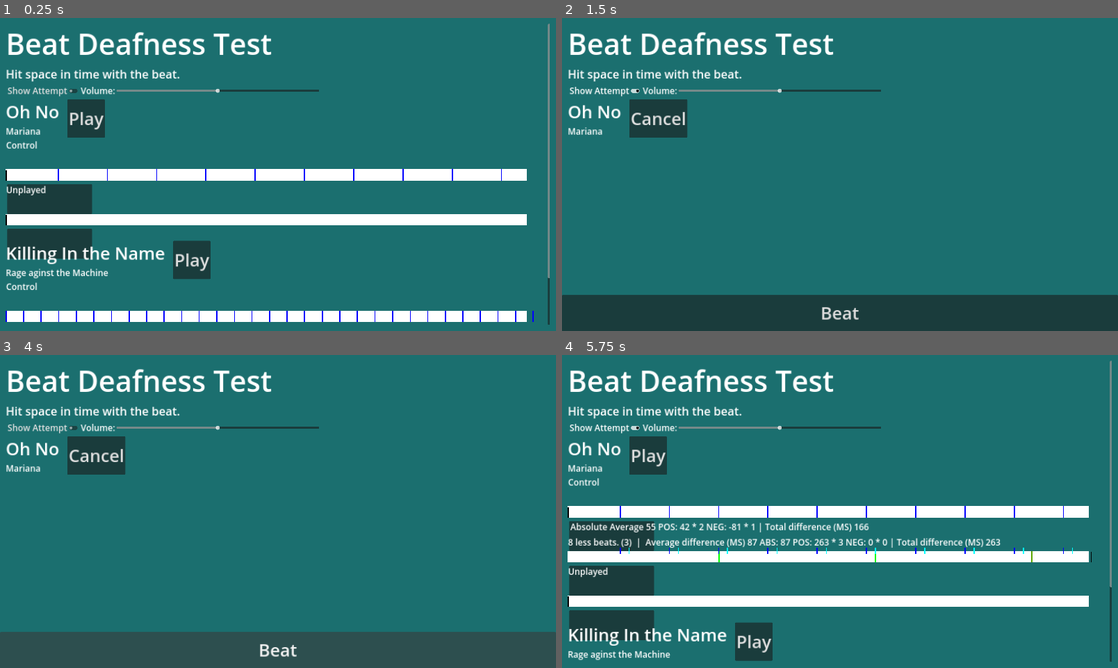
Above: before the commit, frames 1-4 (two rows, left to right).
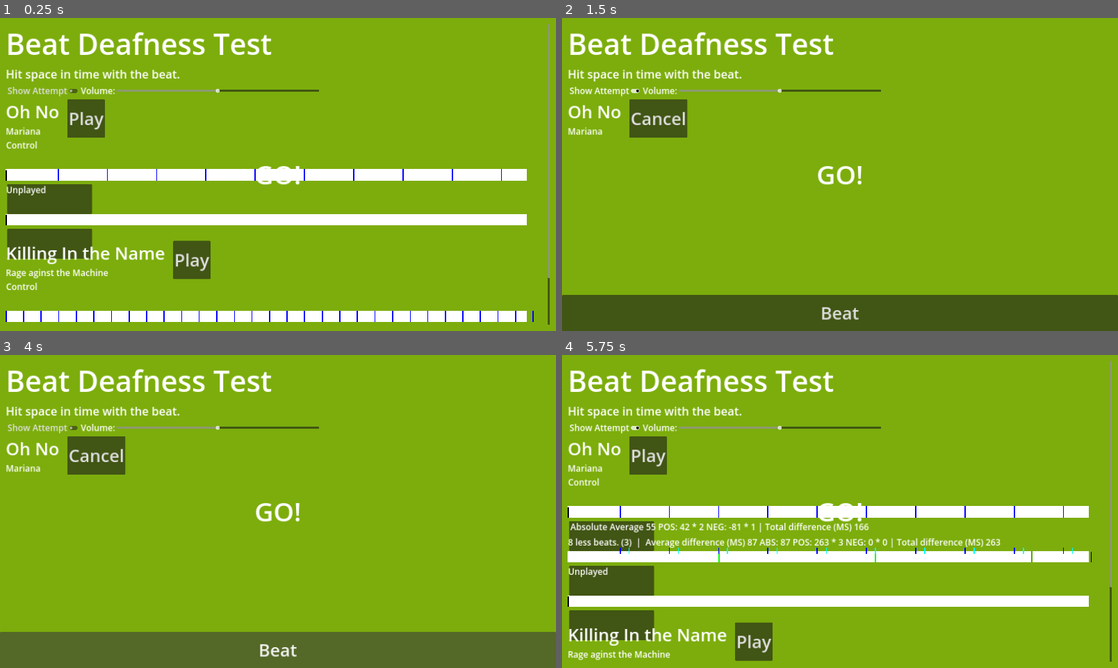
Above: after the commit, the same moments.

Repository: Deojee/Beat-deafness-test
Game: Godot game, scene res://scenes/world.tscn
The game is run twice, just before and just after one commit, with the same random seed, the same clock (stepped at 60 frames per second) and the same inputs.
Inputs:
- Up to frame 1 (0.25 s): no input
- Up to frame 2 (1.5 s): click "Play" at 0.5 s; click "Show Attempt" at 1.25 s
- Up to frame 3 (4 s): click "Beat" at 2 s; click "Show Attempt" at 2.75 s; click "Beat" at 3.5 s
- Up to frame 4 (5.75 s): click "Show Attempt" at 4.25 s; click "Beat" at 5 s

The runs differ from the first frame. In frame 1, 87% of the frame differs, in the area x 0-100%, y 0-100%; in frame 2, 98%; in frame 3, 98%; in frame 4, 87%.
Error after the commit: Invalid assignment of property or key 'bearings' with value of type 'ColorRect (bearingsAndGo.gd)' on a base object of type 'Node (Globals.gd)'. (res://scenes/…

Commit message:
added safetime framework

Diff:
--- /dev/null
+++ b/scenes/bearingsAndGo.gd
@@ -0,0 +1,32 @@
+extends ColorRect
+
+func _ready():
+	Globals.bearings = self
+
+
+func display(delay):
+	alive = true
+	$GetYourBearings.visible = true
+
+	await get_tree().create_timer(delay).timeout
+
+	$GetYourBearings.visible = false
+	$"Go!".visible = true
+
+	if !alive:
+		kill()
+		return
+
+	await get_tree().create_timer(1.5).timeout
+
+
+	$"Go!".visible = false
+
+
+
+var alive = true
+func kill():
+	alive = false
+	$"Go!".visible = false
+	$GetYourBearings.visible = false
+	pass
--- a/scenes/beat_line_holder.tscn
+++ b/scenes/beat_line_holder.tscn
@@ -13,6 +13,7 @@
 grow_horizontal = 2
 grow_vertical = 2
 script = ExtResource("1_4to5t")
+timeToGetBearings = null
 
 [node name="VBoxContainer" type="VBoxContainer" parent="."]
 layout_mode = 2
--- a/scenes/world.tscn
+++ b/scenes/world.tscn
@@ -1,5 +1,6 @@
-[gd_scene load_steps=10 format=3 uid="uid://c5o3ph6322ttg"]
-
+[gd_scene load_steps=11 format=3 uid="uid://c5o3ph6322ttg"]
+
+[ext_resource type="Script" path="res://scenes/bearingsAndGo.gd" id="1_4u0rg"]
 [ext_resource type="Script" path="res://scenes/showPrevAttempt.gd" id="1_hs46h"]
 [ext_resource type="PackedScene" uid="uid://cbb2r4h5s16ug" path="res://scenes/beat_line_holder.tscn" id="1_jj1vp"]
 [ext_resource type="Script" path="res://scenes/BeatReact.gd" id="1_uihgy"]
@@ -13,7 +14,7 @@
 tracks/0/type = "value"
 tracks/0/imported = false
 tracks/0/enabled = true
-tracks/0/path = NodePath("ColorRect/CenterContainer/BeatReact/MeshInstance2D:scale")
+tracks/0/path = NodePath("bearingsAndGo/CenterContainer/BeatReact/MeshInstance2D:scale")
 tracks/0/interp = 1
 tracks/0/loop_wrap = true
 tracks/0/keys = {
@@ -25,7 +26,7 @@
 tracks/1/type = "value"
 tracks/1/imported = false
 tracks/1/enabled = true
-tracks/1/path = NodePath("ColorRect/CenterContainer/BeatReact/MeshInstance2D:self_modulate")
+tracks/1/path = NodePath("bearingsAndGo/CenterContainer/BeatReact/MeshInstance2D:self_modulate")
 tracks/1/interp = 1
 tracks/1/loop_wrap = true
 tracks/1/keys = {
@@ -42,7 +43,7 @@
 tracks/0/type = "value"
 tracks/0/imported = false
 tracks/0/enabled = true
-tracks/0/path = NodePath("ColorRect/CenterContainer/BeatReact/MeshInstance2D:scale")
+tracks/0/path = NodePath("bearingsAndGo/CenterContainer/BeatReact/MeshInstance2D:scale")
 tracks/0/interp = 1
 tracks/0/loop_wrap = true
 tracks/0/keys = {
@@ -54,7 +55,7 @@
 tracks/1/type = "value"
 tracks/1/imported = false
 tracks/1/enabled = true
-tracks/1/path = NodePath("ColorRect/CenterContainer/BeatReact/MeshInstance2D:self_modulate")
+tracks/1/path = NodePath("bearingsAndGo/CenterContainer/BeatReact/MeshInstance2D:self_modulate")
 tracks/1/interp = 1
 tracks/1/loop_wrap = true
 tracks/1/keys = {
@@ -78,7 +79,7 @@
 grow_horizontal = 2
 grow_vertical = 2
 
-[node name="ColorRect" type="ColorRect" parent="."]
+[node name="bearingsAndGo" type="ColorRect" parent="."]
 layout_mode = 1
 anchors_preset = 15
 anchor_right = 1.0
@@ -86,25 +87,70 @@
 grow_horizontal = 2
 grow_vertical = 2
 color = Color(0.105882, 0.435294, 0.435294, 1)
-
-[node name="CenterContainer" type="CenterContainer" parent="ColorRect"]
-layout_mode = 1
-anchors_preset = 15
-anchor_right = 1.0
-anchor_bottom = 1.0
-grow_horizontal = 2
-grow_vertical = 2
-
-[node name="BeatReact" type="Control" parent="ColorRect/CenterContainer"]
+script = ExtResource("1_4u0rg")
+
+[node name="GetYourBearings" type="ColorRect" parent="bearingsAndGo"]
+layout_mode = 1
+anchors_preset = 15
+anchor_right = 1.0
+anchor_bottom = 1.0
+grow_horizontal = 2
+grow_vertical = 2
+color = Color(1, 0.854902, 0.27451, 1)
+
+[node name="CenterContainer" type="CenterContainer" parent="bearingsAndGo/GetYourBearings"]
+layout_mode = 1
+anchors_preset = 15
+anchor_right = 1.0
+anchor_bottom = 1.0
+grow_horizontal = 2
+grow_vertical = 2
+
+[node name="Label" type="Label" parent="bearingsAndGo/GetYourBearings/CenterContainer"]
+layout_mode = 2
+theme_override_font_sizes/font_size = 90
+text = "Get your bearings!"
+
+[node name="Go!" type="ColorRect" parent="bearingsAndGo"]
+layout_mode = 1
+anchors_preset = 15
+anchor_right = 1.0
+anchor_bottom = 1.0
+grow_horizontal = 2
+grow_vertical = 2
+color = Color(0.486275, 0.678431, 0.0470588, 1)
+
+[node name="CenterContainer" type="CenterContainer" parent="bearingsAndGo/Go!"]
+layout_mode = 1
+anchors_preset = 15
+anchor_right = 1.0
+anchor_bottom = 1.0
+grow_horizontal = 2
+grow_vertical = 2
+
+[node name="Label" type="Label" parent="bearingsAndGo/Go!/CenterContainer"]
+layout_mode = 2
+theme_override_font_sizes/font_size = 90
+text = "GO!"
+
+[node name="CenterContainer" type="CenterContainer" parent="bearingsAndGo"]
+layout_mode = 1
+anchors_preset = 15
+anchor_right = 1.0
+anchor_bottom = 1.0
+grow_horizontal = 2
+grow_vertical = 2
+
+[node name="BeatReact" type="Control" parent="bearingsAndGo/CenterContainer"]
 layout_mode = 2
 script = ExtResource("1_uihgy")
 
-[node name="MeshInstance2D" type="MeshInstance2D" parent="ColorRect/CenterContainer/BeatReact"]
+[node name="MeshInstance2D" type="MeshInstance2D" parent="bearingsAndGo/CenterContainer/BeatReact"]
 modulate = Color(0.235294, 0.627451, 0.8, 1)
 scale = Vector2(1e-05, 1e-05)
 mesh = SubResource("SphereMesh_rdkm1")
 
-[node name="AnimationPlayer" type="AnimationPlayer" parent="ColorRect/CenterContainer/BeatReact"]
+[node name="AnimationPlayer" type="AnimationPlayer" parent="bearingsAndGo/CenterContainer/BeatReact"]
 root_node = NodePath("../../../..")
 libraries = {
 "": SubResource("AnimationLibrary_jqyhs")
--- a/scripts/beat timer line.gd
+++ b/scripts/beat timer line.gd
@@ -4,7 +4,7 @@
 
 @export var lengthInSeconds = 60 * 3 + 45
 
-
+var safeTime
 
 #beats is an array of the number of miliseconds in that the beat is.
 var beats : Array = []
--- a/scripts/beatLineHolder.gd
+++ b/scripts/beatLineHolder.gd
@@ -8,6 +8,8 @@
 @export var songPath : String = ""
 @export var secondsOfSong : float = 10
 @export var delaySeconds : float = 0.1
+
+@export var timeToGetBearings = 5
 
 @export var bpm : float = 200
 @export var bpmDelaySeconds : float = 0.0
